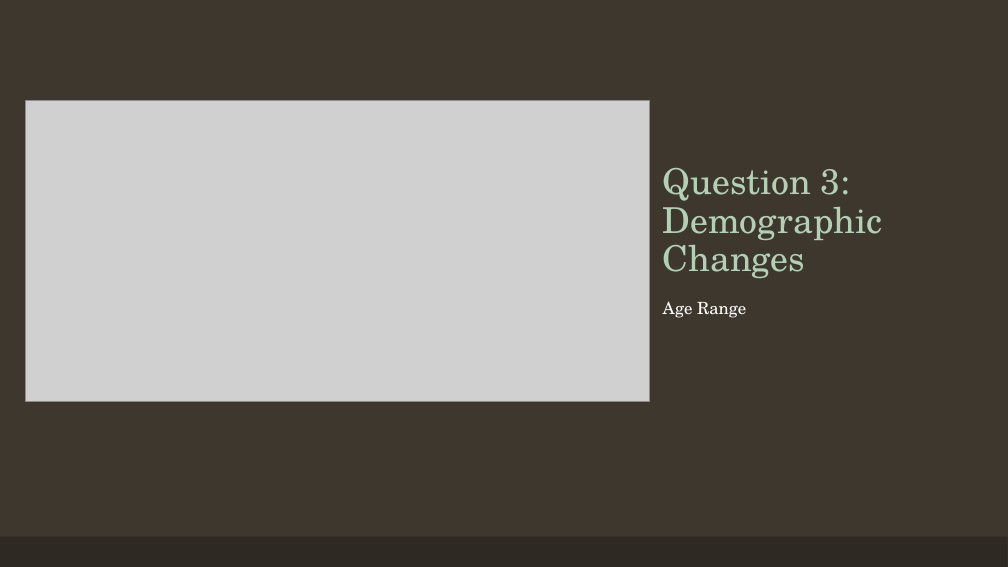
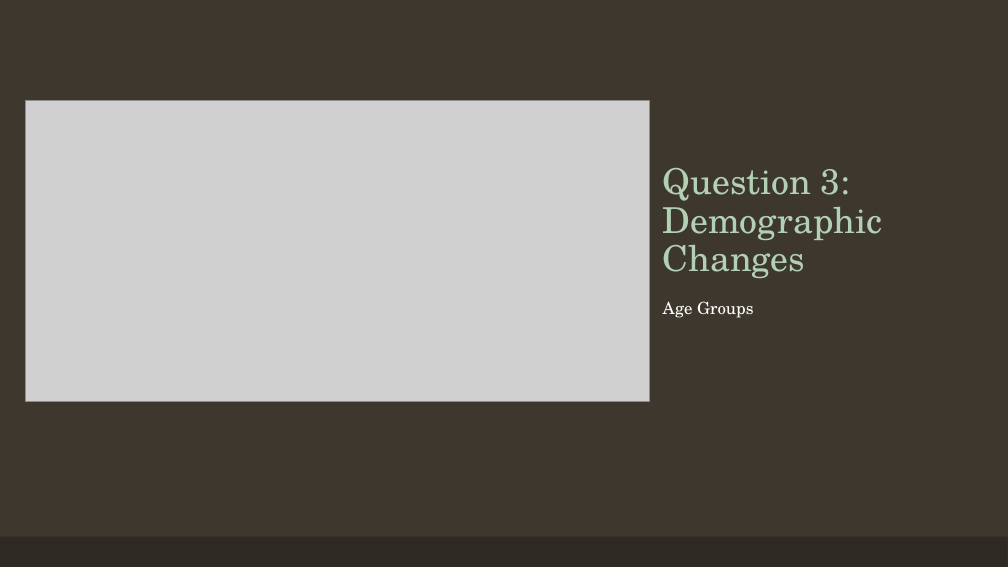
Before and after one commit to elizabethjaye/Project1-Repository, a slide deck: slide 8 of Housing in Orange County, FL.pptx (slide 7 before the commit). Drawn at 1008x567 pixels with LibreOffice and Linux fonts; fonts in the diff are those of the drawing; grey boxes stand for pictures. Boxes give left, top, right and bottom in pixels: in the first picture for what was removed or moved away, otherwise in the second. Text is boxed around its words. In the diff, an @@ line names an element or a change of style, - is before the commit and + after.

Commit message:
adding summary from Dolly. modifying text based slides, minor formatting of plot slide titles

```diff
--- a/Housing in Orange County, FL.pptx
+++ b/Housing in Orange County, FL.pptx
@@ text at (x1=663, y1=301, x2=753, y2=318): text changed @@
-Age Range
+Age Groups
```
Also in this commit, not shown: 3 other slides changed, 4 slides added, 2 slides removed, 1 other file.
